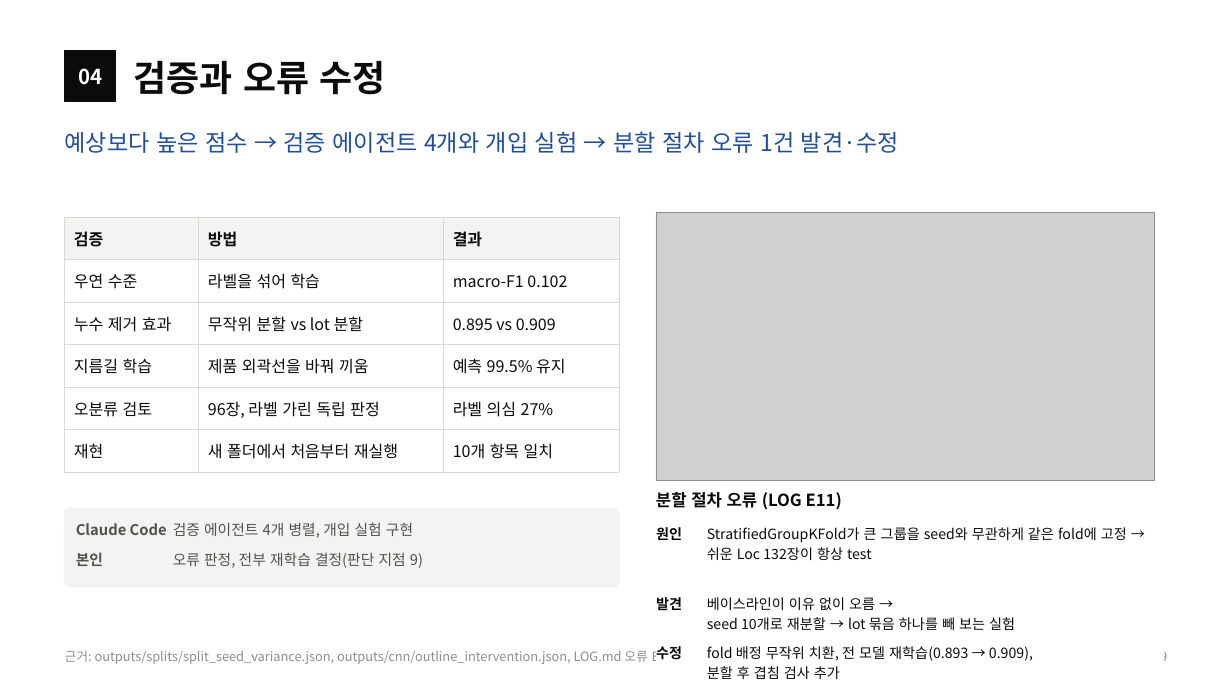
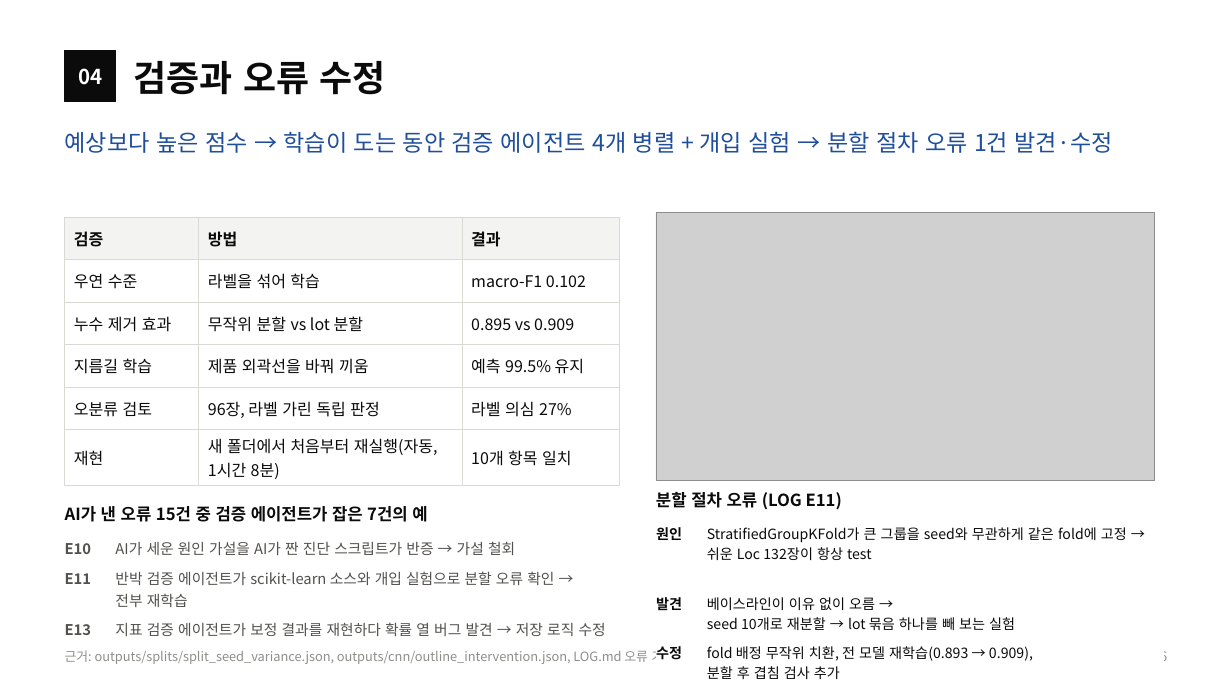
Before and after one commit to sl2ver/wm811k-wafer-defect-classification, a slide deck: slide 5 of portfolio/portfolio.pptx. Drawn at 1232x693 pixels with LibreOffice and Linux fonts; fonts in the diff are those of the drawing; grey boxes stand for pictures. Boxes give left, top, right and bottom in pixels: in the first picture for what was removed or moved away, otherwise in the second. Text is boxed around its words. In the diff, an @@ line names an element or a change of style, - is before the commit and + after.

```diff
--- a/portfolio/portfolio.pptx
+++ b/portfolio/portfolio.pptx
@@ text at <box>65,131,1113,153</box>: text changed @@
-예상보다 높은 점수 → 검증 에이전트 4개와 개입 실험 → 분할 절차 오류 1건 발견·수정
+예상보다 높은 점수 → 학습이 도는 동안 검증 에이전트 4개 병렬 + 개입 실험 → 분할 절차 오류 1건 발견·수정
@@ table at <box>65,217,619,483</box> @@
-row 6, column 2: 새 폴더에서 처음부터 재실행
+row 6, column 2: 새 폴더에서 처음부터 재실행(자동, 1시간 8분)
@@ rounded rectangle removed at <box>65,508,619,587</box> @@
@@ text added at <box>65,506,427,522</box>, 13 pt, text #0B0B0B, bold @@
+AI가 낸 오류 15건 중 검증 에이전트가 잡은 7건의 예
@@ table at <box>65,534,619,640</box> @@
-row 1: Claude Code | 검증 에이전트 4개 병렬, 개입 실험 구현
-row 2: 본인 | 오류 판정, 전부 재학습 결정(판단 지점 9)
+row 1: E10 | AI가 세운 원인 가설을 AI가 짠 진단 스크립트가 반증 → 가설 철회
+row 2: E11 | 반박 검증 에이전트가 scikit-learn 소스와 개입 실험으로 분할 오류 확인 → 전부 재학습
+row 3: E13 | 지표 검증 에이전트가 보정 결과를 재현하다 확률 열 버그 발견 → 저장 로직 수정
@@ table: place and size @@
-table at <box>76,515,608,607</box>
+table at <box>65,534,619,640</box>
@@ text at <box>65,648,676,664</box>: text changed @@
-근거: outputs/splits/split_seed_variance.json, outputs/cnn/outline_intervention.json, LOG.md 오류 E11
+근거: outputs/splits/split_seed_variance.json, outputs/cnn/outline_intervention.json, LOG.md 오류 기록 E1~E15
```
Also in this commit, not shown: 4 other slides changed, 3 slides removed, 18 other files.
